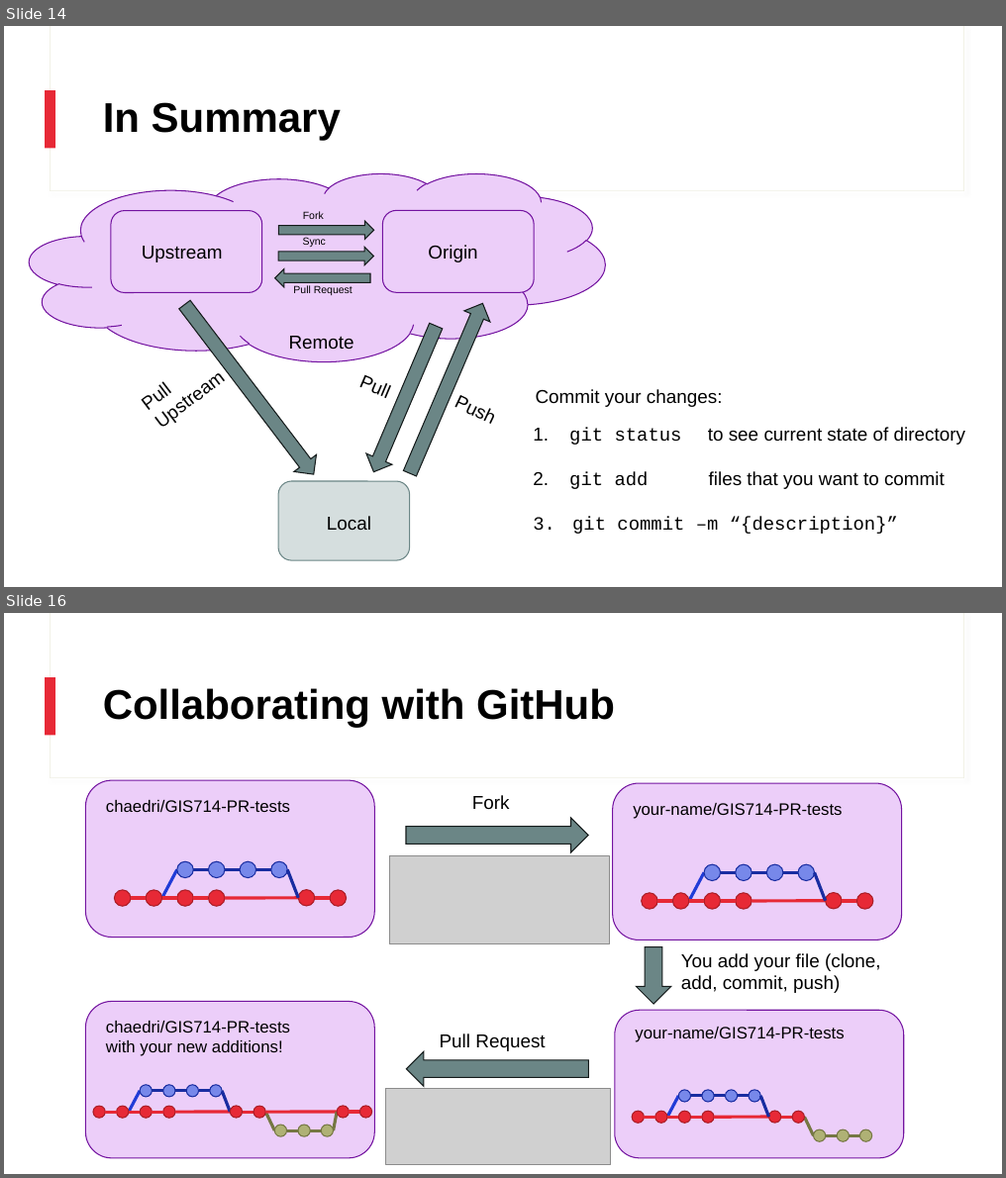
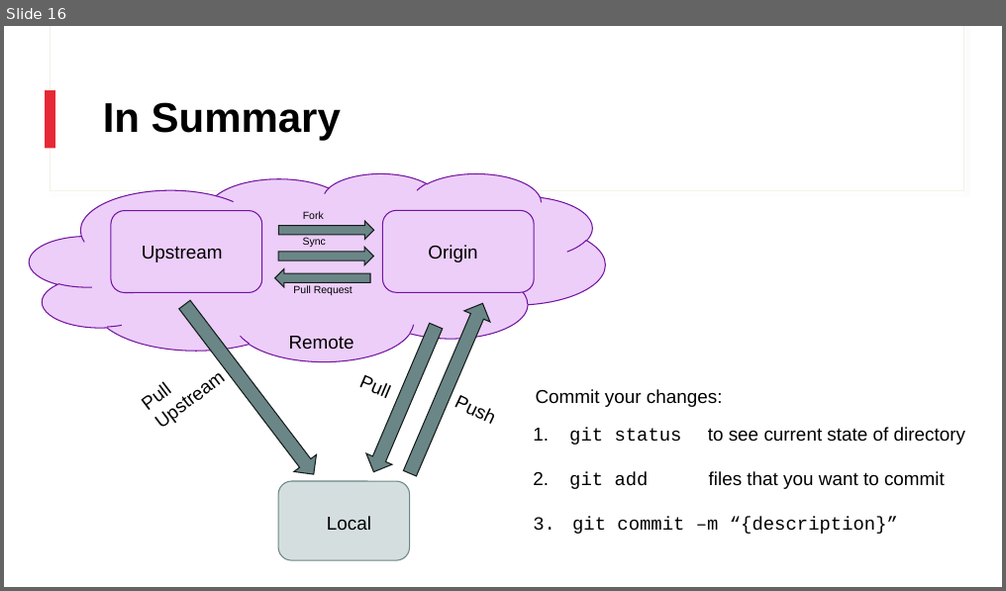
Before and after one commit to ncsu-geoforall-lab/GIS714-assignments, a slide deck: Intro_To_Git/Slides/Introduction_to_Git_and_GitHub.pptx. Shown one above the other, each under a label of ours: slides 14 and 16 before the commit, slide 16 after it; the slides between them are not shown. The pictures are 1006x1178 and 1006x591 pixels, drawn with LibreOffice and Linux fonts; fonts in the diff are those of the drawing; grey boxes stand for pictures. Boxes give left, top, right and bottom in pixels: in the first picture for what was removed or moved away, otherwise in the second. Text is boxed around its words. In the diff, an @@ line names an element or a change of style, - is before the commit and + after.

```diff
--- a/Intro_To_Git/Slides/Introduction_to_Git_and_GitHub.pptx
+++ b/Intro_To_Git/Slides/Introduction_to_Git_and_GitHub.pptx
@@ slide 16 removed at (4, 613, 1002, 1174), background #FFFFFF; not listed: 3 template elements that a slide beside it also shows @@
@@ title removed at (103, 688, 615, 728) @@
-Collaborating with GitHub
@@ group removed at (85, 780, 374, 938): 10 lines, 10 ellipses, 1 rounded rectangle, 1 text @@
-chaedri/GIS714-PR-tests
@@ down arrow removed at (406, 818, 589, 853) @@
@@ text removed at (472, 795, 510, 810) @@
-Fork
@@ group removed at (613, 783, 902, 941): 10 lines, 10 ellipses, 1 rounded rectangle, 1 text @@
-your-name/GIS714-PR-tests
@@ picture removed at (389, 857, 610, 945) @@
@@ down arrow removed at (637, 948, 672, 1004) @@
@@ text removed at (681, 954, 881, 993) @@
-You add your file (clone, add, commit, push)
@@ rounded rectangle removed at (85, 1001, 374, 1158) @@
@@ text removed at (106, 1021, 290, 1057) @@
-chaedri/GIS714-PR-tests
-with your new additions!
@@ rounded rectangle removed at (615, 1011, 904, 1158) @@
@@ text removed at (635, 1027, 844, 1043) @@
-your-name/GIS714-PR-tests
@@ down arrow removed at (406, 1053, 589, 1087) @@
@@ text removed at (440, 1034, 545, 1052) @@
-Pull Request
@@ picture removed at (386, 1088, 611, 1164) @@
@@ group removed at (93, 1085, 371, 1137): 16 lines, 15 ellipses @@
@@ group removed at (632, 1090, 871, 1143): 13 lines, 13 ellipses @@
@@ what was slide 14 is now slide 16 @@
```
Also in this commit, not shown: 4 slides changed, 3 slides added, 1 other file.
